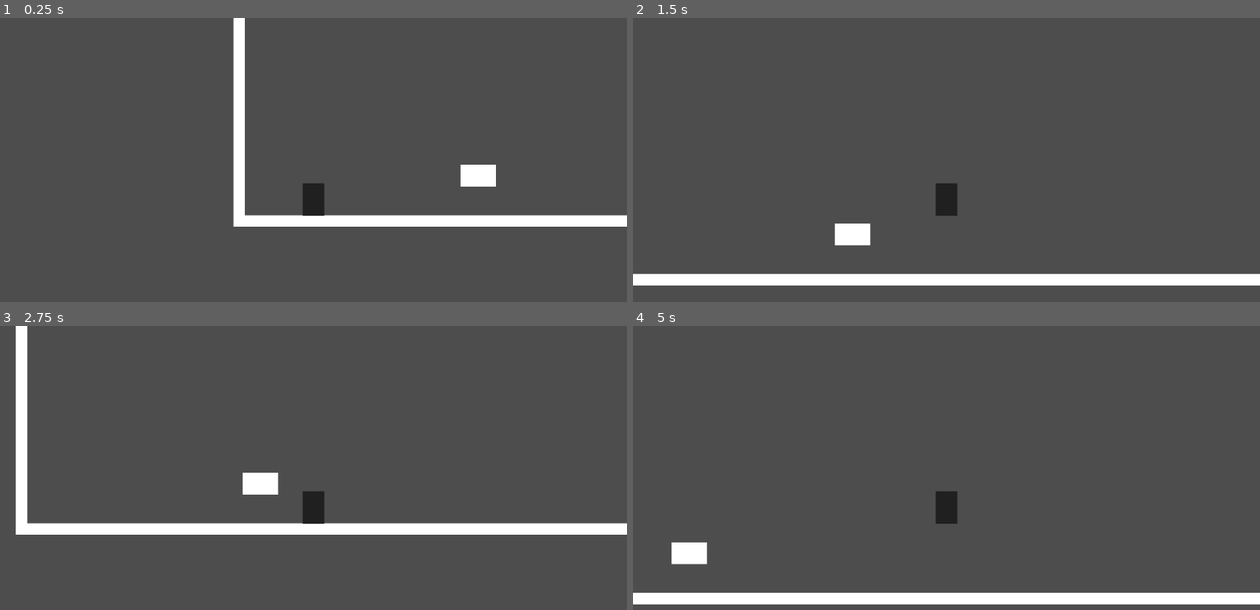
Above: before the commit, frames 1-4 (two rows, left to right).
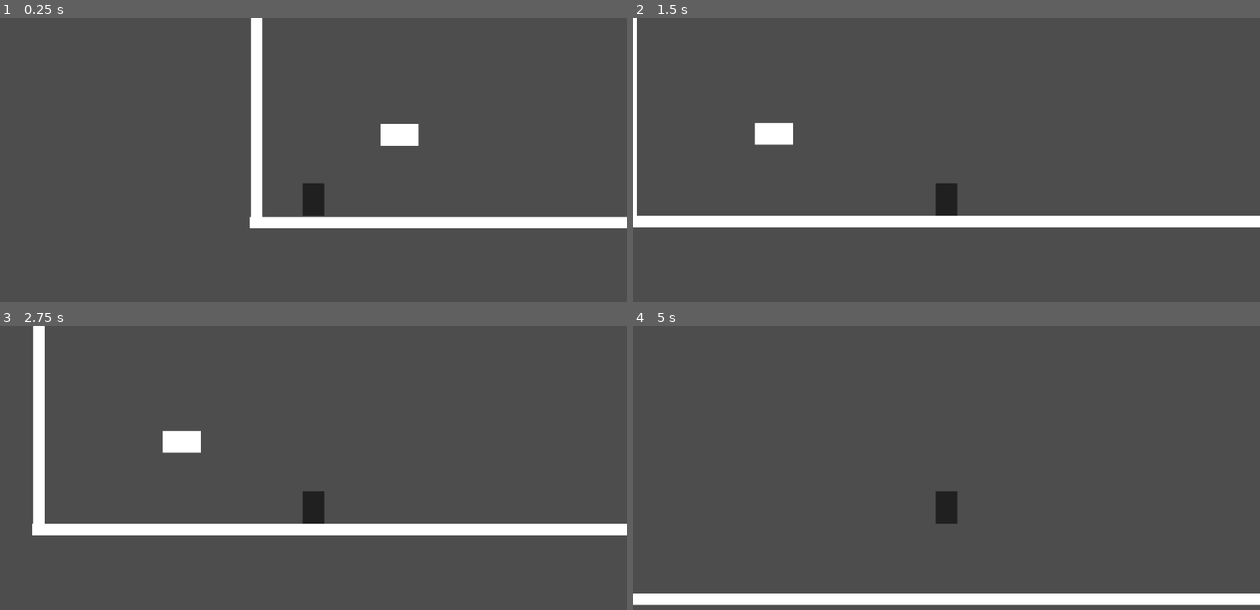
Above: after the commit, the same moments.

Repository: denzel-robin/The-Tenth-Ascension
Game: Godot game, scene res://main.tscn
Same seed, same stepped clock (60 frames per second), same inputs: the game is played once before the commit and once after it.
Inputs:
- Up to frame 1 (0.25 s): no input
- Up to frame 2 (1.5 s): tap Enter at 0.5 s; hold Right (move_right) from 0.53 s (still down); tap Space (jump) at 0.77 s
- Up to frame 3 (2.75 s): tap Space (jump) at 1.52 s; release Right (move_right) at 2.03 s; hold Left (move_left) from 2.03 s (still down)
- Up to frame 4 (5 s): release Left (move_left) at 2.78 s; hold Right (move_right) 2.78-4.28 s; tap Space (jump) at 3.02, 3.77, 4.52 s; hold Left (move_left) from 4.28 s (still down)

The runs differ from the first frame. In frame 1, 4.5% of the frame differs, in the area x 37-100%, y 0-75%; in frame 2, 9.5%, in the area x 0-100%, y 0-95%; in frame 3, 4.2%; in frame 4, 1.0%.

Commit message:
Tuned the nodes.

Diff:
--- a/dummy-floor.tscn
+++ b/dummy-floor.tscn
@@ -1,18 +1,16 @@
 [gd_scene load_steps=2 format=3 uid="uid://dhwou1ub8ak8u"]
 
 [sub_resource type="RectangleShape2D" id="RectangleShape2D_ryomm"]
-size = Vector2(1152, 21)
+size = Vector2(1166, 21)
 
 [node name="Floor" type="StaticBody2D"]
-position = Vector2(576, 638)
+
+[node name="CollisionShape2D" type="CollisionShape2D" parent="."]
+shape = SubResource("RectangleShape2D_ryomm")
 metadata/_edit_group_ = true
 
-[node name="CollisionShape2D" type="CollisionShape2D" parent="."]
-position = Vector2(0, -0.5)
-shape = SubResource("RectangleShape2D_ryomm")
-
-[node name="ColorRect" type="ColorRect" parent="."]
-offset_left = -576.0
-offset_top = -11.0
+[node name="ColorRect" type="ColorRect" parent="CollisionShape2D"]
+offset_left = -584.0
+offset_top = -10.0
 offset_right = 576.0
-offset_bottom = 10.0
+offset_bottom = 11.0
--- a/enemy.gd
+++ b/enemy.gd
@@ -1,6 +1,3 @@
 extends CharacterBody2D
 
 var hp = 100
-
-func _physics_process(delta: float) -> void:
-	print('Enemy HP: ',hp)
--- a/enemy.tscn
+++ b/enemy.tscn
@@ -3,18 +3,16 @@
 [ext_resource type="Script" uid="uid://bqu1t1j12x0mh" path="res://enemy.gd" id="1_7k104"]
 
 [sub_resource type="RectangleShape2D" id="RectangleShape2D_7xaro"]
-size = Vector2(65, 39.5)
+size = Vector2(70, 39.5)
 
 [node name="Enemy" type="CharacterBody2D"]
-position = Vector2(4, 15)
 script = ExtResource("1_7k104")
 
 [node name="CollisionShape2D" type="CollisionShape2D" parent="."]
-position = Vector2(187.5, 59.25)
 shape = SubResource("RectangleShape2D_7xaro")
 
-[node name="ColorRect" type="ColorRect" parent="."]
-offset_left = 155.0
-offset_top = 39.0
-offset_right = 220.0
-offset_bottom = 79.0
+[node name="ColorRect" type="ColorRect" parent="CollisionShape2D"]
+offset_left = -35.0
+offset_top = -20.0
+offset_right = 35.0
+offset_bottom = 20.0
--- a/main.tscn
+++ b/main.tscn
@@ -8,17 +8,16 @@
 [node name="Main" type="Node2D"]
 
 [node name="Floor" parent="." instance=ExtResource("1_0xm2m")]
-position = Vector2(1155, 637)
+position = Vector2(1155, 655)
 scale = Vector2(2, 1)
 
 [node name="Player" parent="." instance=ExtResource("2_h2yge")]
-position = Vector2(147, 579)
+position = Vector2(104, 570)
 
 [node name="Wall" parent="." instance=ExtResource("3_h2yge")]
-position = Vector2(2296, 71)
+position = Vector2(2296, 0)
 
 [node name="Wall2" parent="." instance=ExtResource("3_h2yge")]
-position = Vector2(10, 71)
 
 [node name="Enemy" parent="." instance=ExtResource("4_1bvp3")]
 position = Vector2(262, 494)
--- a/wall.tscn
+++ b/wall.tscn
@@ -4,15 +4,15 @@
 size = Vector2(644.5, 21)
 
 [node name="wall" type="StaticBody2D"]
-position = Vector2(1141, 71)
-rotation = 1.5708
 
 [node name="CollisionShape2D" type="CollisionShape2D" parent="."]
-position = Vector2(251.25, -0.5)
+position = Vector2(0, 324)
+rotation = 1.5708
 shape = SubResource("RectangleShape2D_oh6kn")
+metadata/_edit_group_ = true
 
-[node name="ColorRect" type="ColorRect" parent="."]
-offset_left = -71.0
-offset_top = -11.0
-offset_right = 576.0
-offset_bottom = 10.0
+[node name="ColorRect" type="ColorRect" parent="CollisionShape2D"]
+offset_left = -322.25
+offset_top = -10.5
+offset_right = 324.75
+offset_bottom = 10.5
